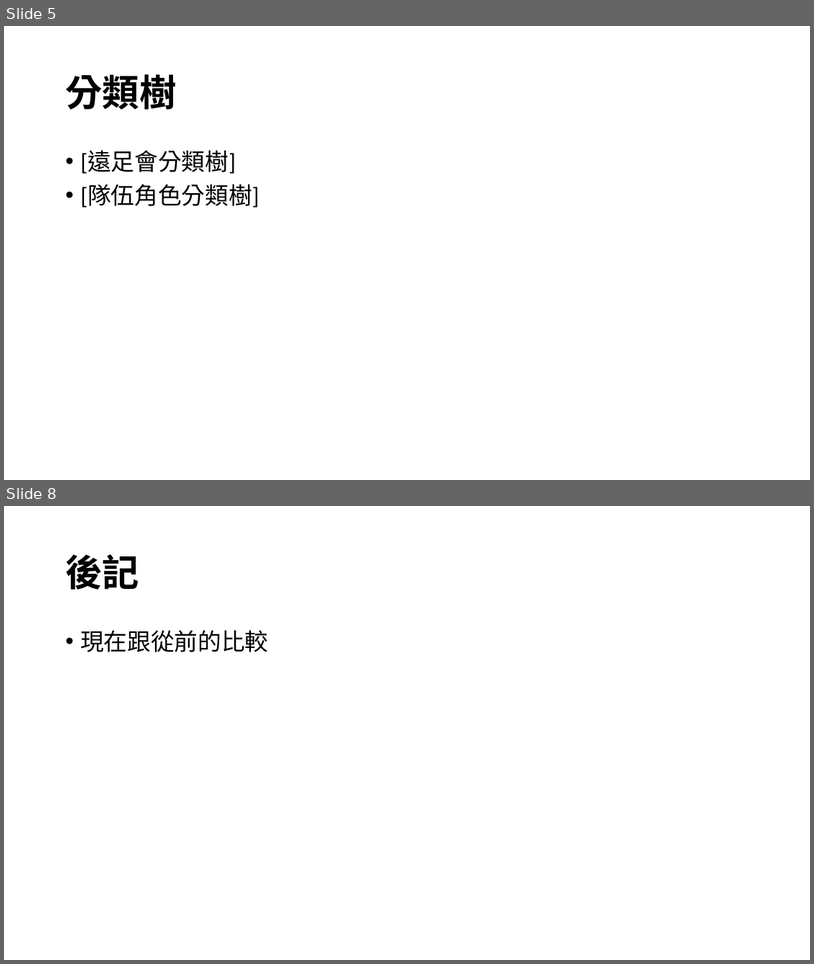
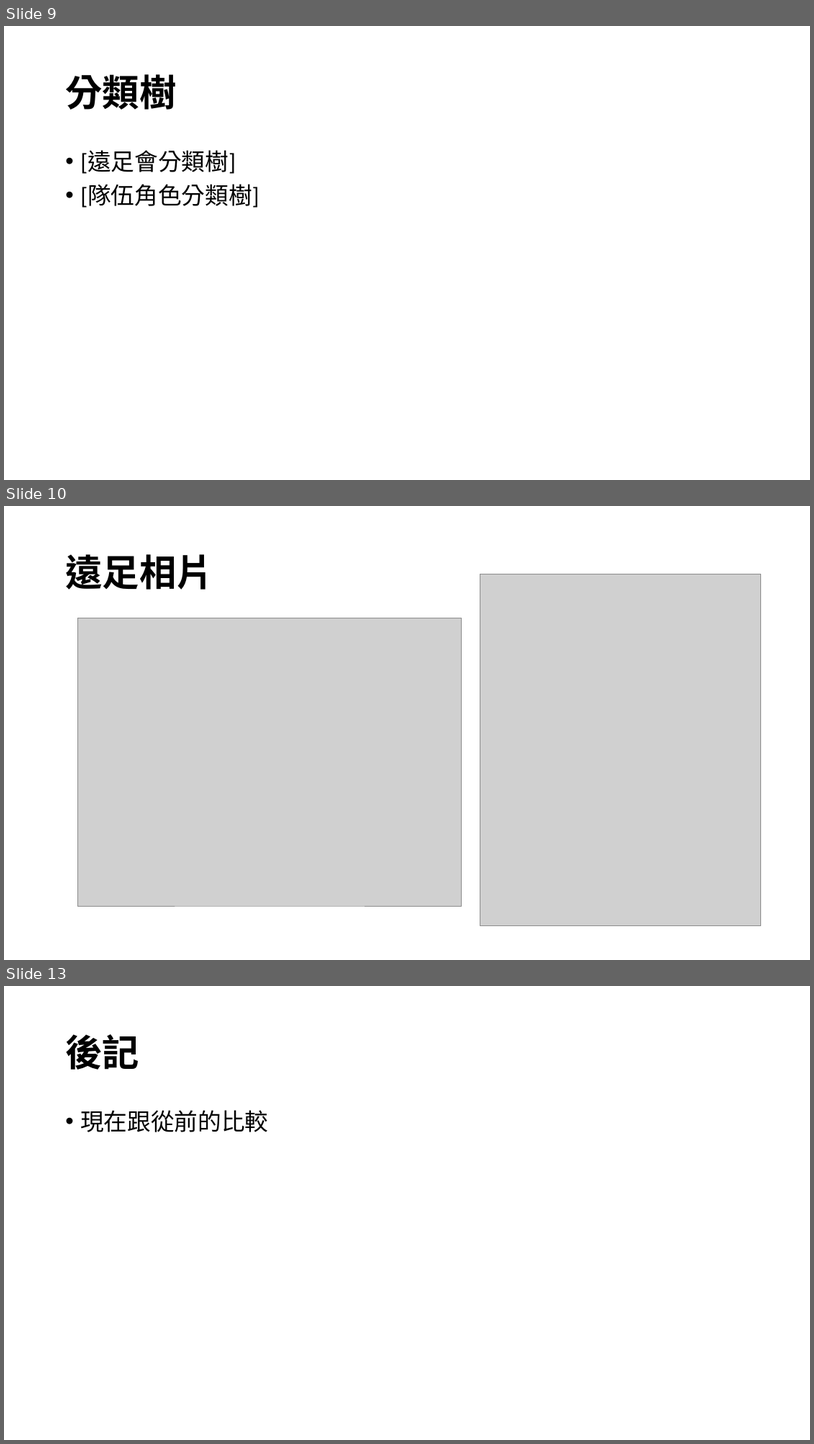
Before and after one commit to pangyan/ridiculands-java, a slide deck: docs/m623/M623 Presentation - Py.pptx. Shown one above the other, each under a label of ours: slides 5 and 8 before the commit, slides 9, 10 and 13 after it; the slides between them are not shown. The pictures are 814x964 and 814x1444 pixels, drawn with LibreOffice and Linux fonts; fonts in the diff are those of the drawing; grey boxes stand for pictures; background and template pictures are left out. Boxes give left, top, right and bottom in pixels: in the first picture for what was removed or moved away, otherwise in the second. Text is boxed around its words. In the diff, an @@ line names an element or a change of style, - is before the commit and + after.

```diff
--- a/docs/m623/M623 Presentation - Py.pptx
+++ b/docs/m623/M623 Presentation - Py.pptx
@@ slide 10 added at [4, 506, 810, 960], background picture (left out) @@
@@ title added at [65, 554, 213, 590], 44 pt, text #000000, bold @@
+遠足相片
@@ picture added at [481, 574, 761, 925] @@
@@ picture added at [78, 618, 461, 906] @@
@@ what was slide 5 is now slide 9 @@
@@ what was slide 8 is now slide 13 @@
```
Also in this commit, not shown: 4 slides changed, 5 other slides added, 1 slide removed.
